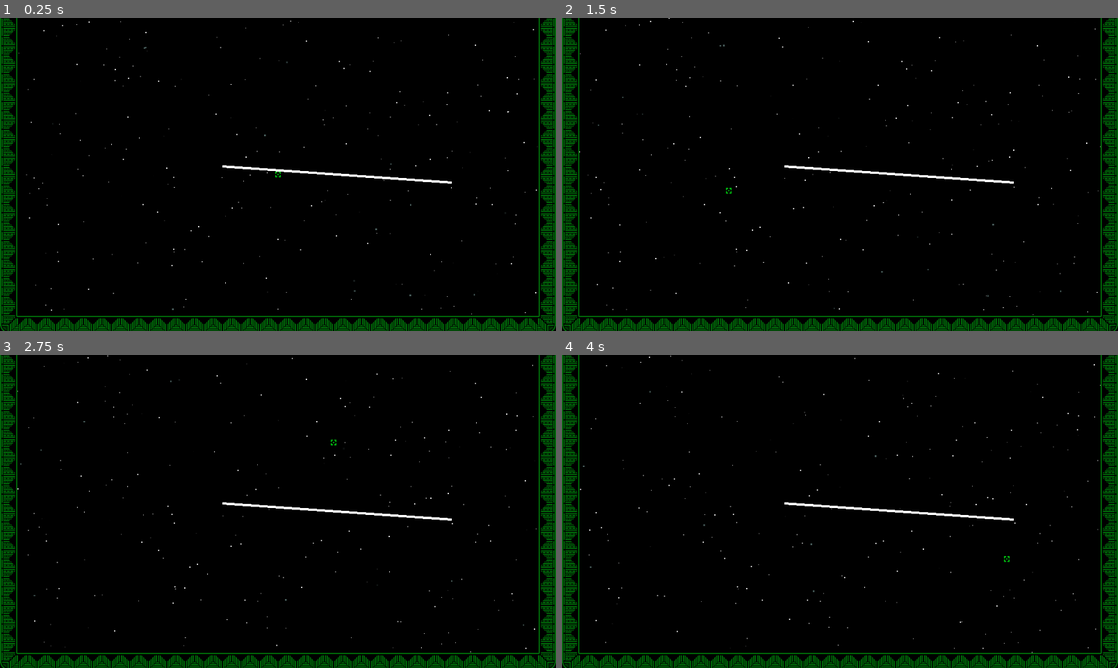
Above: before the commit, frames 1-4 (two rows, left to right).
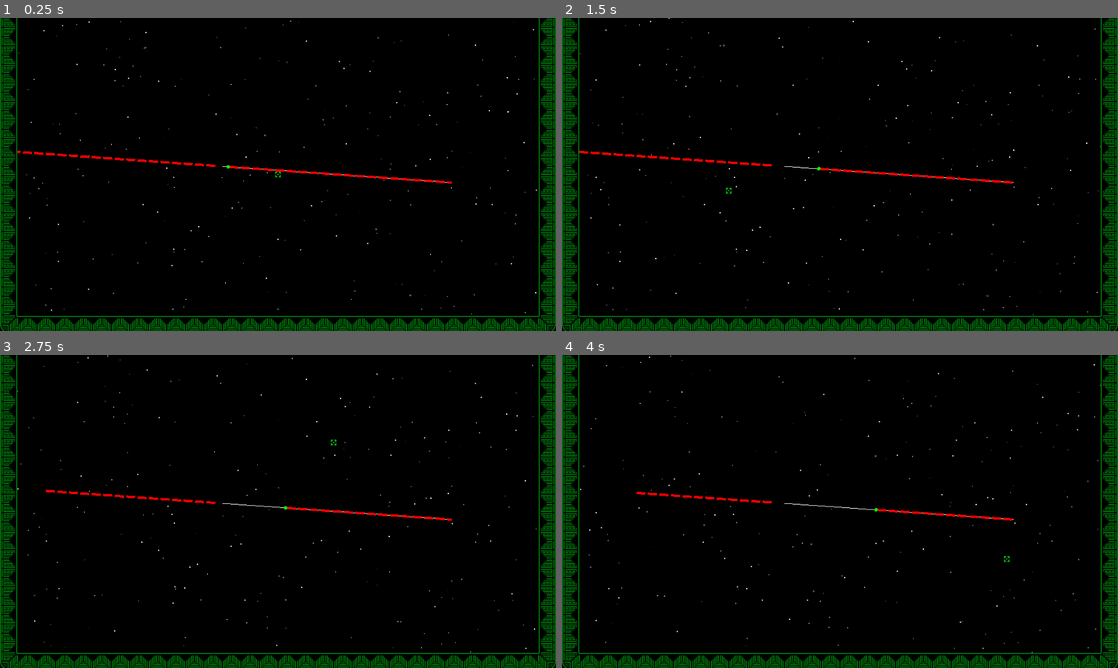
Above: after the commit, the same moments.

Repository: kedalovo/-SG-Spaceship-Management
Game: Godot game, scene res://Map/map.tscn
Same seed, same stepped clock (60 frames per second), same inputs: the game is played once before the commit and once after it. This scene is started directly instead of the project's main scene.
Inputs (mouse positions are in pixels of both pictures, inside the frame that each line leads up to):
- Up to frame 1 (0.25 s): no input
- Up to frame 2 (1.5 s): move the mouse to (962, 158) at 0.52 s; hold Right (right) 0.53-1.28 s; hold ` (test) 0.53-1.28 s; click (962, 158) at 0.67 s; move the mouse to (728, 190) at 1.27 s; hold Down (down) from 1.28 s (still down); tap Space (test1) at 1.35 s
- Up to frame 3 (2.75 s): move the mouse to (333, 442) at 2.02 s; release Down (down) at 2.03 s; hold Right (right) from 2.03 s (still down); hold ` (test) from 2.03 s (still down)
- Up to frame 4 (4 s): move the mouse to (812, 574) at 2.77 s; release Right (right) at 2.78 s; release ` (test) at 2.78 s; hold Up (up) 2.78-3.53 s; tap Space (test1) at 2.85 s; click (812, 574) at 2.92 s; move the mouse to (1006, 558) at 3.52 s; hold Left (left) from 3.53 s (still down); hold ` (test) from 3.53 s (still down)

The runs differ from the first frame. In frame 1, 0.6% of the frame differs, in the area x 3-82%, y 42-54%; in frame 2, 0.6%; in frame 3, 0.6%; in frame 4, 0.6%.

Commit message:
Made progress on punctured line. It now moves and is punctured. It is clamped at the end, but doesn't get drawn before the moved point yet.

Diff:
--- a/Map/map.gd
+++ b/Map/map.gd
@@ -26,6 +26,8 @@
 var grid: Array[Array] = []
 var dummy_grid: Dictionary
 
+var line_offset: float = 0.0
+
 
 func _ready() -> void:
 	generate_map()
@@ -36,6 +38,9 @@
 func _physics_process(_delta: float) -> void:
 	queue_redraw()
 	refresh_tooltips()
+	line_offset += _delta / 10
+	if line_offset >= 1.0:
+		line_offset = 0
 
 
 func _process(_delta: float) -> void:
@@ -44,9 +49,30 @@
 
 func _draw() -> void:
 	# Trying to figure out how to draw moving puncture lines
-	var p1 = Vector2(384, 256)
-	var p2 = Vector2(780, 284)
-	draw_line(p1, p2, Color.WHITE, 4)
+	var p1 := Vector2(384, 256)
+	var p2 := Vector2(780, 284)
+	var diff := p2 - p1
+	var norm := diff.normalized()
+	var gap := norm * 2
+	draw_line(p1, p2, Color.WHITE, 1)
+	var points: Array = []
+	var segment_num: int = 20
+	var start_pos: Vector2 = p1.lerp(p2, line_offset)
+	for i in segment_num:
+		var current_segment := diff / segment_num
+		var pp1 := start_pos + (current_segment * i + gap)
+		var pp2 := start_pos + (current_segment * (i + 1) - gap)
+		var pp3 := start_pos - (current_segment * (segment_num - i) + gap)
+		var pp4 := start_pos - (current_segment * (segment_num - i + 1) - gap)
+		if pp1 >= p2:
+			break
+		if pp2 >= p2:
+			pp2 = p2
+		points.append([pp1, pp2])
+		points.append([pp3, pp4])
+	for i in points:
+		draw_line(i[0], i[1], Color.RED, 4)
+	draw_circle(start_pos, 3, Color.GREEN)
 
 	for i in grid:
 		for j in i:
